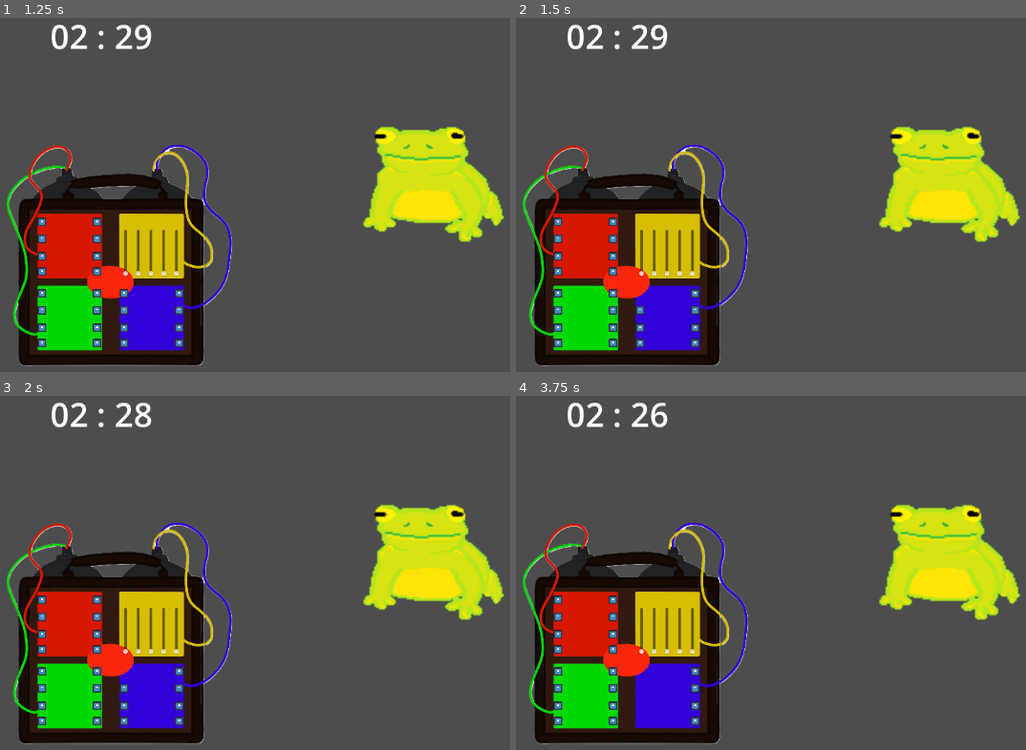
Above: before the commit, frames 1-4 (two rows, left to right).
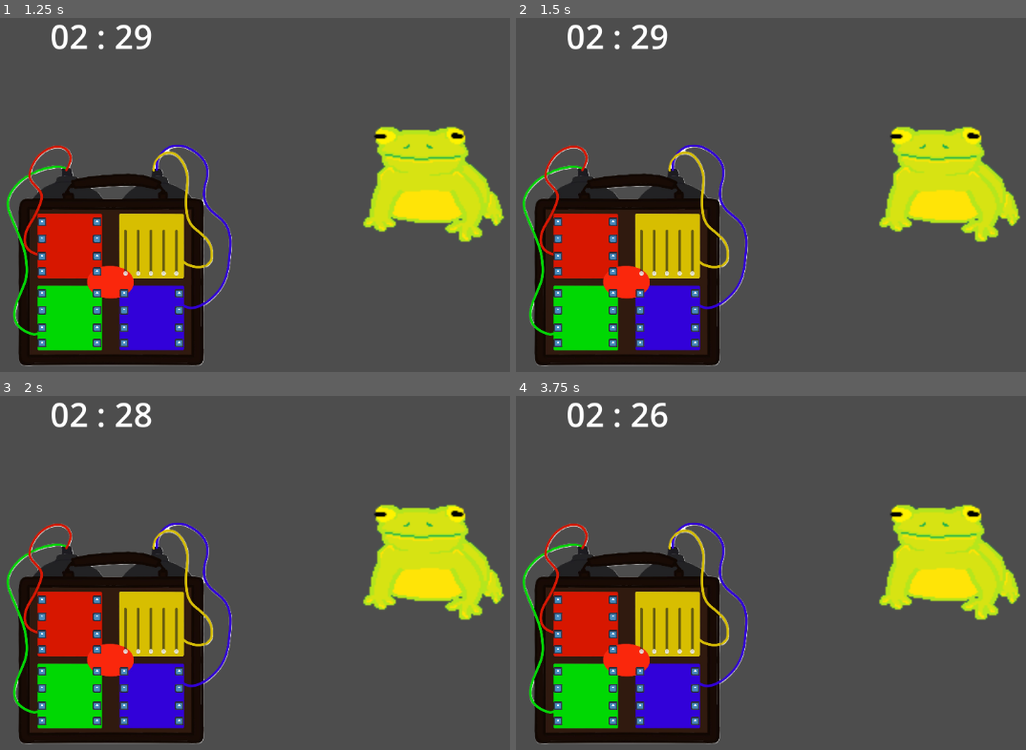
Above: after the commit, the same moments.

Repository: DepressoExpressoBoi/Godot-Wild-Jam-Signal
Game: Godot game, scene res://scenes/game_controller.tscn
The game is run twice, just before and just after one commit, with the same random seed, the same clock (stepped at 60 frames per second) and the same inputs. The engine's default icon, where the game draws it, is replaced by a stand-in: a white triangle on a blue panel in a dark square.
Inputs (mouse positions are in pixels of both pictures, inside the frame that each line leads up to):
- Up to frame 1 (1.25 s): click (122, 180) at 0.5 s
- Up to frame 2 (1.5 s): click (638, 294) at 1.27 s
- Up to frame 3 (2 s): no input
- Up to frame 4 (3.75 s): click (638, 689) at 2.02 s; click (638, 703) at 2.77 s; click (638, 721) at 3.52 s

Frame 1 is identical in both runs. In frame 2, less than 0.1% of the frame differs, in the area x 23-26%, y 76-79%; in frame 3, less than 0.1%; in frame 4, 0.2%, in the area x 7-26%, y 76-93%.

Commit message:
Bomb puzzle randomizer is finally complete, works with the current puzzles we have

Diff:
--- a/scenes/bomb.gd
+++ b/scenes/bomb.gd
@@ -22,11 +22,31 @@
 		match colors[i]:
 			'red':
 				bomb_puzzles[i].position = Vector2(-460.0, -400.0)
+				if bomb_puzzles[i].puzzle_type == 'WireMatch':
+					bomb_puzzles[i].ShapeButtonLeft1DefaultPos = bomb_puzzles[i].get_node('ShapeButtonLeft1').global_position
+					bomb_puzzles[i].ShapeButtonLeft2DefaultPos = bomb_puzzles[i].get_node('ShapeButtonLeft2').global_position
+					bomb_puzzles[i].ShapeButtonLeft3DefaultPos = bomb_puzzles[i].get_node('ShapeButtonLeft3').global_position
+					bomb_puzzles[i].ShapeButtonLeft4DefaultPos = bomb_puzzles[i].get_node('ShapeButtonLeft4').global_position
 			'yellow':
 				bomb_puzzles[i].position = Vector2(36.0, -400.0)
+				if bomb_puzzles[i].puzzle_type == 'WireMatch':
+					bomb_puzzles[i].ShapeButtonLeft1DefaultPos = bomb_puzzles[i].get_node('ShapeButtonLeft1').global_position
+					bomb_puzzles[i].ShapeButtonLeft2DefaultPos = bomb_puzzles[i].get_node('ShapeButtonLeft2').global_position
+					bomb_puzzles[i].ShapeButtonLeft3DefaultPos = bomb_puzzles[i].get_node('ShapeButtonLeft3').global_position
+					bomb_puzzles[i].ShapeButtonLeft4DefaultPos = bomb_puzzles[i].get_node('ShapeButtonLeft4').global_position
 			'green':
 				bomb_puzzles[i].position = Vector2(-460.0, 32.0)
+				if bomb_puzzles[i].puzzle_type == 'WireMatch':
+					bomb_puzzles[i].ShapeButtonLeft1DefaultPos = bomb_puzzles[i].get_node('ShapeButtonLeft1').global_position
+					bomb_puzzles[i].ShapeButtonLeft2DefaultPos = bomb_puzzles[i].get_node('ShapeButtonLeft2').global_position
+					bomb_puzzles[i].ShapeButtonLeft3DefaultPos = bomb_puzzles[i].get_node('ShapeButtonLeft3').global_position
+					bomb_puzzles[i].ShapeButtonLeft4DefaultPos = bomb_puzzles[i].get_node('ShapeButtonLeft4').global_position
 			'blue':
 				bomb_puzzles[i].position = Vector2(36.0, 32.0)
+				if bomb_puzzles[i].puzzle_type == 'WireMatch':
+					bomb_puzzles[i].ShapeButtonLeft1DefaultPos = bomb_puzzles[i].get_node('ShapeButtonLeft1').global_position
+					bomb_puzzles[i].ShapeButtonLeft2DefaultPos = bomb_puzzles[i].get_node('ShapeButtonLeft2').global_position
+					bomb_puzzles[i].ShapeButtonLeft3DefaultPos = bomb_puzzles[i].get_node('ShapeButtonLeft3').global_position
+					bomb_puzzles[i].ShapeButtonLeft4DefaultPos = bomb_puzzles[i].get_node('ShapeButtonLeft4').global_position
 			'_':
 				print('You\'ve fucked up')
--- a/scripts/puzzle_scripts/wire_match_puzzle/wire_match.gd
+++ b/scripts/puzzle_scripts/wire_match_puzzle/wire_match.gd
@@ -41,10 +41,10 @@
 @onready var Wire3 = $Wire3
 @onready var Wire4 = $Wire4
 
-@onready var ShapeButtonLeft1DefaultPos = ShapeButtonLeft1.global_position
-@onready var ShapeButtonLeft2DefaultPos = ShapeButtonLeft2.global_position
-@onready var ShapeButtonLeft3DefaultPos = ShapeButtonLeft3.global_position
-@onready var ShapeButtonLeft4DefaultPos = ShapeButtonLeft4.global_position
+@export var ShapeButtonLeft1DefaultPos : Vector2
+@export var ShapeButtonLeft2DefaultPos : Vector2
+@export var ShapeButtonLeft3DefaultPos : Vector2
+@export var ShapeButtonLeft4DefaultPos : Vector2
 
 
 func _ready() -> void:
